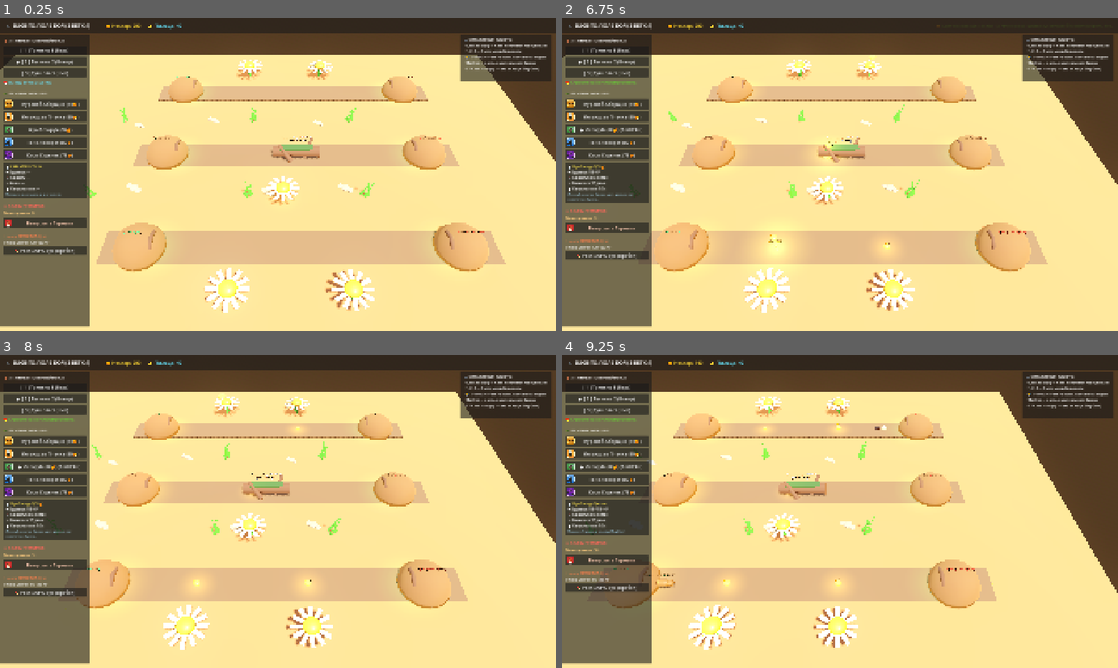
Above: before the commit, frames 1-4 (two rows, left to right).
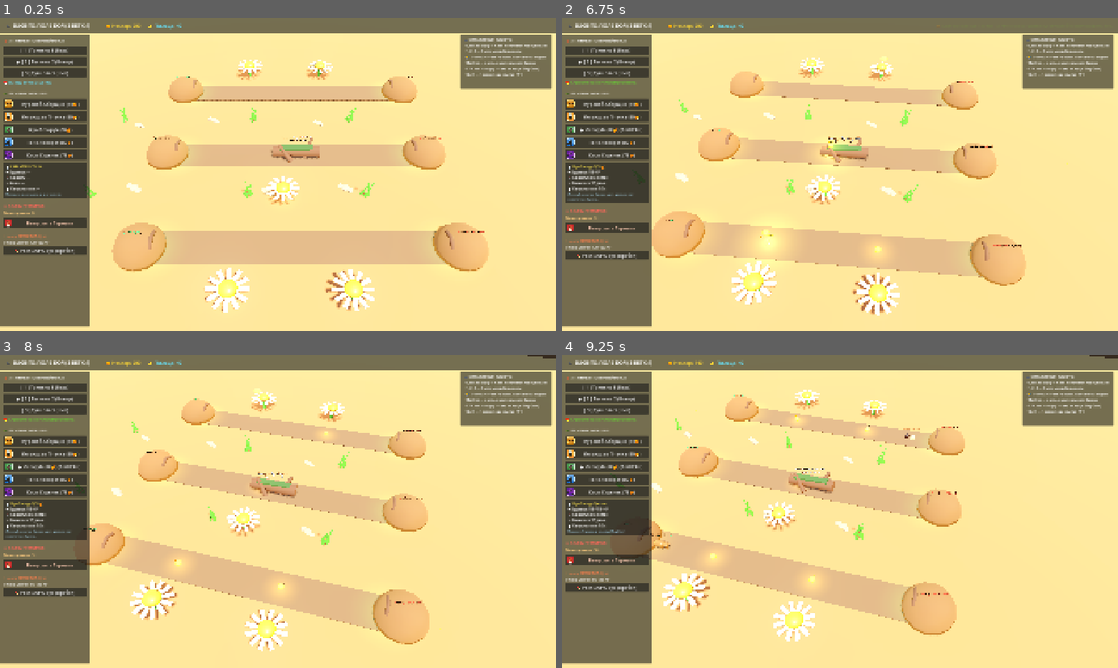
Above: after the commit, the same moments.

Repository: OLLEZHIK/game
Game: Godot game, scene res://scenes/main.tscn
The game is run twice, just before and just after one commit, with the same random seed, the same clock (stepped at 60 frames per second) and the same inputs.
Inputs (mouse positions are in pixels of both pictures, inside the frame that each line leads up to):
- Up to frame 1 (0.25 s): no input
- Up to frame 2 (6.75 s): click "[ 1 ] Туннель 1 (Верх)" at 0.5 s; click "▶ [ 2 ] Туннель 2 (Центр)" at 1.25 s; click "[ 3 ] Туннель 3 (Низ)" at 2 s; click "Муравей-Сборщик (40🍯)" at 2.75 s; click "▶ Муравей (40🍯) [ВЫБРАН]" at 3.5 s; click "Летающая Пчелка (50🍯)" at 4.25 s; click "▶ Пчелка (50🍯) [ВЫБРАНА]" at 5 s; click "Жук-Лесоруб (60🍯)" at 5.75 s; tap Enter at 6.5 s; move the mouse to (962, 158) at 6.52 s; hold D from 6.53 s (still down); hold Q from 6.53 s (still down); click (962, 158) at 6.67 s
- Up to frame 3 (8 s): tap Space at 6.77, 7.07 s; tap E at 6.8 s; release D at 7.25 s; release Q at 7.25 s; drag from (166, 527) to (250, 574) at 7.27 s
- Up to frame 4 (9.25 s): move the mouse to (895, 442) at 8.02 s; hold D 8.03-8.75 s; hold Q 8.03-8.75 s; tap E at 8.3 s; drag from (812, 574) to (673, 464) at 8.77 s

The runs differ from the first frame. In frame 1, 15% of the frame differs, in the area x 0-100%, y 0-79%; in frame 2, 27%; in frame 3, 38%; in frame 4, 38%, in the area x 0-100%, y 0-95%.

Commit message:
feat: add smooth Q/E camera rotation clamped to 15 degrees max with HUD controls guide

Diff:
--- a/scenes/main.tscn
+++ b/scenes/main.tscn
@@ -313,7 +313,7 @@
 offset_left = -330.0
 offset_top = 58.0
 offset_right = -15.0
-offset_bottom = 220.0
+offset_bottom = 244.0
 grow_horizontal = 0
 mouse_filter = 2
 
@@ -359,3 +359,8 @@
 layout_mode = 2
 theme_override_font_sizes/font_size = 12
 text = "• F / Клик по жуку — вид от лица (Bug-Cam)"
+
+[node name="Guide6" type="Label" parent="UI/ControlGuide/MarginContainer/VBoxContainer"]
+layout_mode = 2
+theme_override_font_sizes/font_size = 12
+text = "• Q / E — поворот камеры (до 15°)"
--- a/scenes/map/forest_map.tscn
+++ b/scenes/map/forest_map.tscn
@@ -13,12 +13,12 @@
 
 [sub_resource type="PlaneMesh" id="PlaneMesh_ground"]
 material = ExtResource("3_msoil")
-size = Vector2(72, 44)
-subdivide_width = 12
-subdivide_depth = 8
+size = Vector2(140, 90)
+subdivide_width = 16
+subdivide_depth = 12
 
 [sub_resource type="BoxShape3D" id="BoxShape3D_ground"]
-size = Vector3(75, 2, 48)
+size = Vector3(140, 2, 90)
 
 [sub_resource type="Curve3D" id="Curve3D_top"]
 _data = {
@@ -43,7 +43,7 @@
 
 [sub_resource type="BoxMesh" id="BoxMesh_dirt_lane"]
 material = ExtResource("4_mdirt")
-size = Vector3(36, 0.04, 3.4)
+size = Vector3(29, 0.04, 3.4)
 
 [sub_resource type="ProceduralSkyMaterial" id="ProceduralSkyMaterial_forest"]
 sky_top_color = Color(0.42, 0.68, 0.90, 1)
--- a/scripts/camera/rts_camera.gd
+++ b/scripts/camera/rts_camera.gd
@@ -4,7 +4,9 @@
 ## BugBits tactical overview camera (Fixed high-angle perspective)
 @export var is_fixed_overview: bool = true
 @export var move_speed: float = 16.0
+@export var rotate_speed: float = 0.8
 @export var smooth_factor: float = 8.0
+@export var max_rotation_degrees: float = 15.0
 
 @onready var elevation_node: Node3D = $Elevation
 @onready var camera_3d: Camera3D = $Elevation/Camera3D
@@ -13,6 +15,7 @@
 var _target_position: Vector3 = Vector3(5.0, 0, 3.0)
 var _target_zoom: float = 38.0
 var _current_zoom: float = 38.0
+var _target_rotation_y: float = 0.0
 
 # Bug-Cam tracking
 var tracked_target: Node3D = null
@@ -21,6 +24,7 @@
 func _ready() -> void:
 	default_position = global_position
 	_target_position = default_position
+	_target_rotation_y = rotation.y
 	if camera_3d:
 		_target_zoom = camera_3d.position.z
 		_current_zoom = _target_zoom
@@ -53,7 +57,25 @@
 		# Gently drift back to center overview
 		_target_position = _target_position.lerp(default_position, 2.0 * delta)
 
+	# Keyboard rotation with Q / E (max 15 degrees)
+	var rot_input: float = 0.0
+	var q_pressed: bool = Input.is_physical_key_pressed(KEY_Q) or Input.is_key_pressed(KEY_Q)
+	var e_pressed: bool = Input.is_physical_key_pressed(KEY_E) or Input.is_key_pressed(KEY_E)
+
+	if q_pressed and e_pressed:
+		_target_rotation_y = lerpf(_target_rotation_y, 0.0, 6.0 * delta)
+	elif q_pressed:
+		rot_input += 1.0
+	elif e_pressed:
+		rot_input -= 1.0
+
+	var max_rot_rad: float = deg_to_rad(max_rotation_degrees)
+	if rot_input != 0.0:
+		_target_rotation_y += rot_input * rotate_speed * delta
+		_target_rotation_y = clampf(_target_rotation_y, -max_rot_rad, max_rot_rad)
+
 	global_position = global_position.lerp(_target_position, smooth_factor * delta)
+	rotation.y = lerp_angle(rotation.y, _target_rotation_y, smooth_factor * delta)
 	_current_zoom = lerpf(_current_zoom, _target_zoom, smooth_factor * delta)
 	if camera_3d:
 		camera_3d.position.z = _current_zoom
@@ -77,6 +99,7 @@
 	tracked_target = null
 	_target_position = default_position
 	_target_zoom = 38.0
+	_target_rotation_y = 0.0
 
 func toggle_bug_cam(target: Node3D) -> void:
 	if is_bug_cam:
